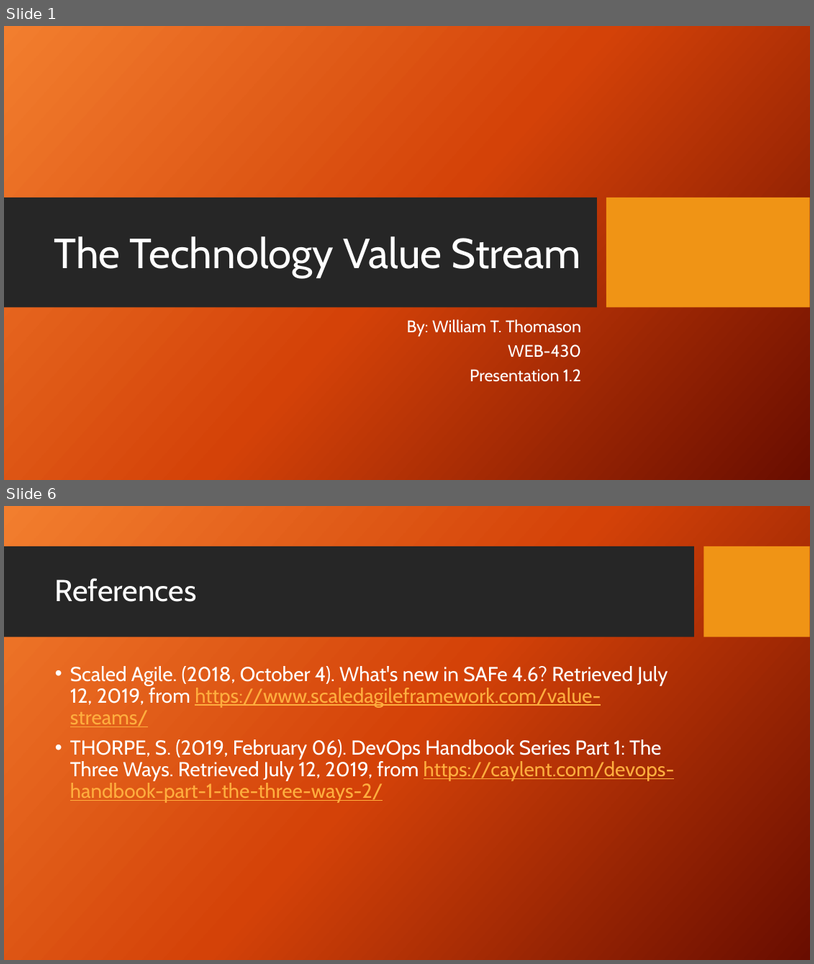
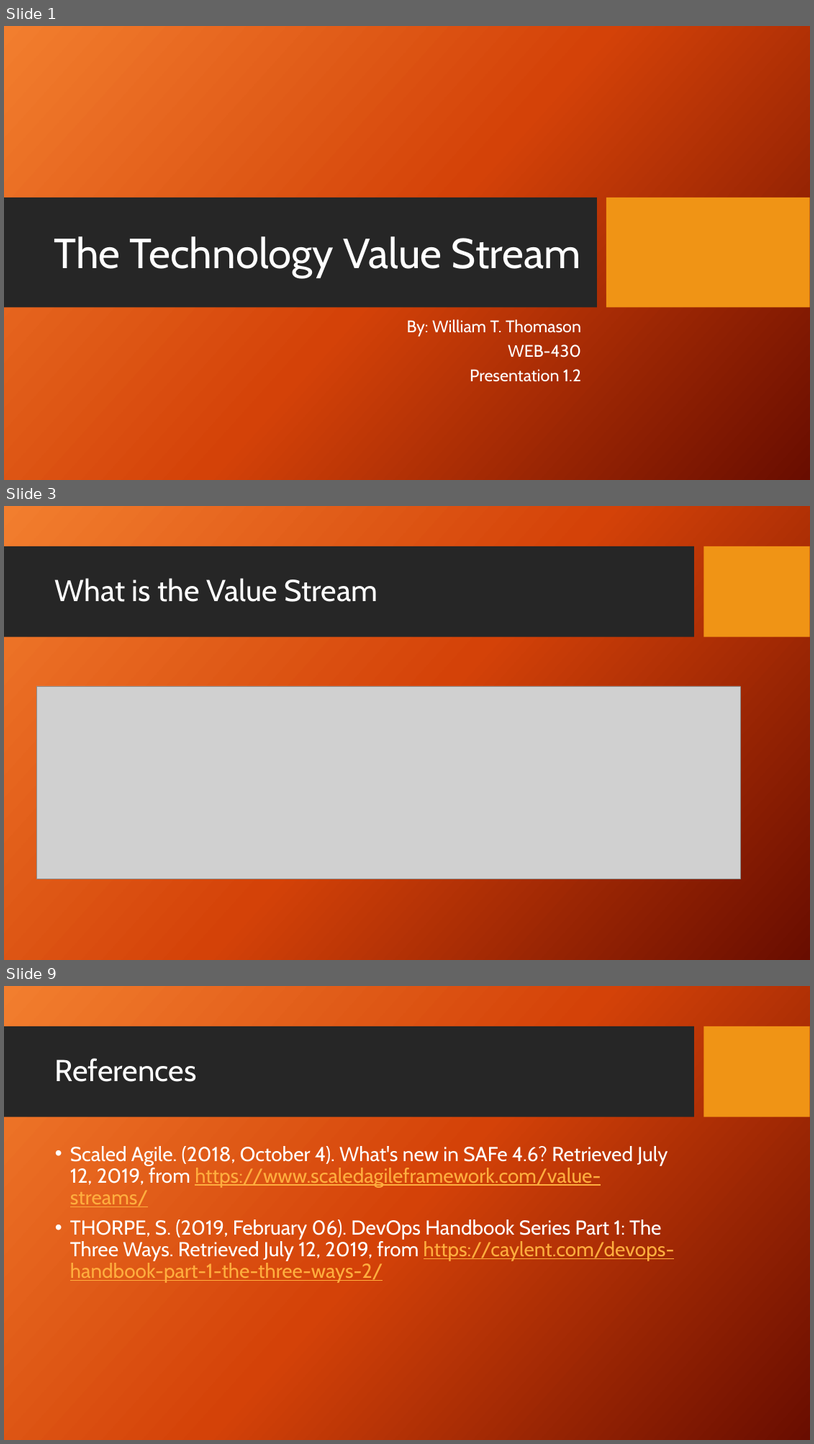
Before and after one commit to wthomason/web-430, a slide deck: week-1/thomason-presentation-1.2.pptx. Shown one above the other, each under a label of ours: slides 1 and 6 before the commit, slides 1, 3 and 9 after it; the slides between them are not shown. The pictures are 814x964 and 814x1444 pixels, drawn with LibreOffice and Linux fonts; fonts in the diff are those of the drawing; grey boxes stand for pictures; background and template pictures are left out. Boxes give left, top, right and bottom in pixels: in the first picture for what was removed or moved away, otherwise in the second. Text is boxed around its words. In the diff, an @@ line names an element or a change of style, - is before the commit and + after.

```diff
--- a/week-1/thomason-presentation-1.2.pptx
+++ b/week-1/thomason-presentation-1.2.pptx
@@ slide 3 added at [4, 506, 810, 960], background picture (left out); not listed: 2 template elements that a slide beside it also shows @@
@@ title added at [55, 578, 378, 602], 36 pt, text #FFFFFF @@
+What is the Value Stream
@@ picture added at [36, 686, 741, 879] @@
@@ what was slide 6 is now slide 9 @@
```
Also in this commit, not shown: 4 slides changed, 2 other slides added, 1 other file.
